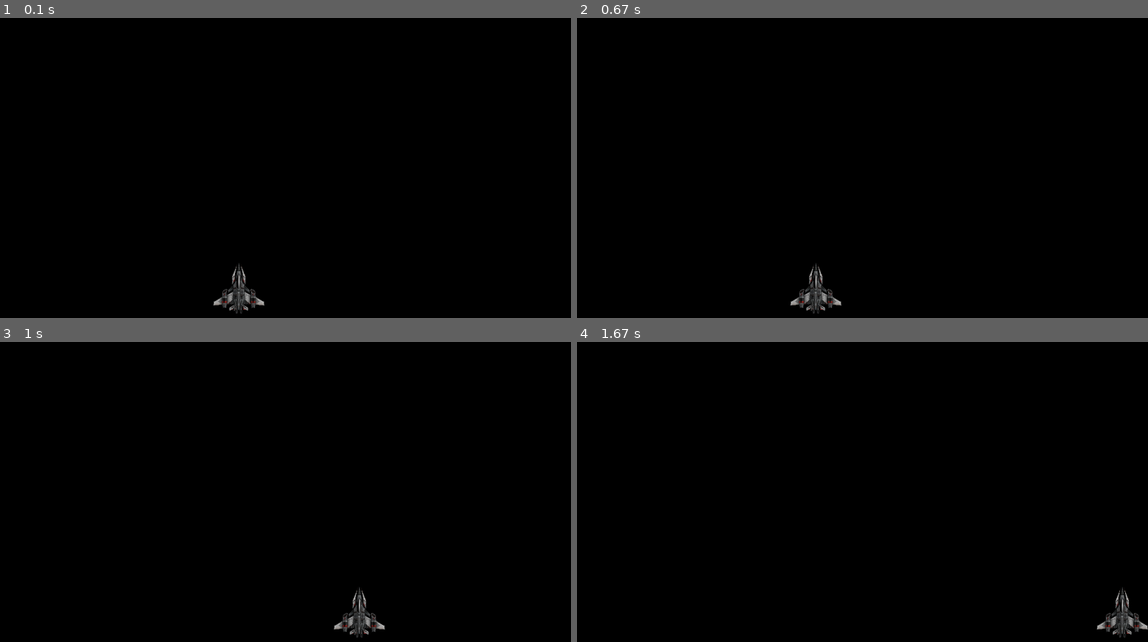
Above: before the commit, frames 1-4 (two rows, left to right).
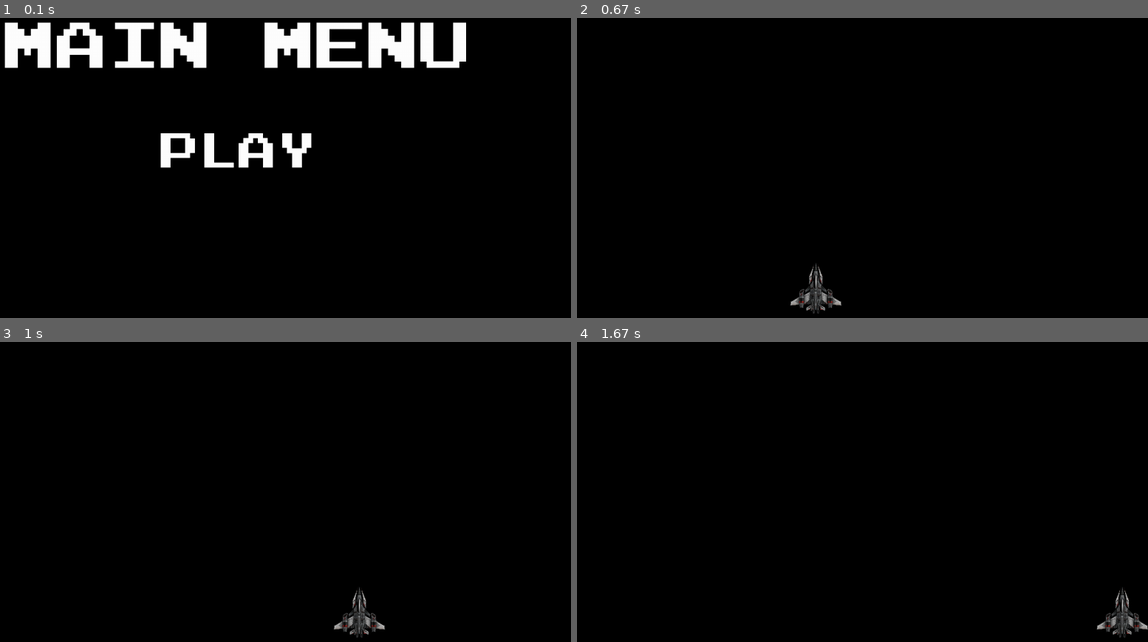
Above: after the commit, the same moments.

Repository: DemoDevv/PPP-pygame
Game: pygame game, started from main.py
Same seed, same stepped clock (60 frames per second), same inputs: the game is played once before the commit and once after it.
Inputs (mouse positions are in pixels of both pictures, inside the frame that each line leads up to):
- Up to frame 1 (0.1 s): no input
- Up to frame 2 (0.67 s): click (816, 153) at 0.38 s, where only the run after the commit has a clickable "PLAY"
- Up to frame 3 (1 s): hold Space from 0.67 s (still down); hold Right from 0.67 s (still down); move the mouse to (211, 492) at 0.7 s
- Up to frame 4 (1.67 s): release Space at 1.13 s; release Right at 1.13 s; hold Right 1.17-1.63 s

The runs differ from the first frame. In frame 1, 8.8% of the frame differs, in the area x 0-82%, y 1-99%; in frame 2, nothing differs; in frame 3, nothing differs; in frame 4, nothing differs.

Commit message:
V1.2.0 (ajout de State + assets)

Diff:
--- /dev/null
+++ b/Button.py
@@ -0,0 +1,27 @@
+class Button:
+	def __init__(self, image, pos, text_input, font, base_color, hovering_color):
+		self.image = image
+		self.x_pos = pos[0]
+		self.y_pos = pos[1]
+		self.font = font
+		self.base_color, self.hovering_color = base_color, hovering_color
+		self.text_input = text_input
+		self.text = self.font.render(self.text_input, True, self.base_color)
+		if self.image is None:
+			self.image = self.text
+		self.rect = self.image.get_rect(center=(self.x_pos, self.y_pos))
+		self.text_rect = self.text.get_rect(center=(self.x_pos, self.y_pos))
+
+	def update(self, screen):
+		if self.image is not None:
+			screen.blit(self.image, self.rect)
+		screen.blit(self.text, self.text_rect)
+
+	def check_for_input(self, position):
+		return position[0] in range(self.rect.left, self.rect.right) and position[1] in range(self.rect.top, self.rect.bottom)
+
+	def change_color(self, position):
+		if position[0] in range(self.rect.left, self.rect.right) and position[1] in range(self.rect.top, self.rect.bottom):
+			self.text = self.font.render(self.text_input, True, self.hovering_color)
+		else:
+			self.text = self.font.render(self.text_input, True, self.base_color)
--- a/Game.py
+++ b/Game.py
@@ -2,8 +2,7 @@
 import pygame
 
 from Vaisseau import Vaisseau
-
-from State import GameState
+from State import InGameMainState, MainMenuState
 
 class Game:
 
@@ -30,10 +29,12 @@
         # et pour revenir au state précédent,
         # on dépile.
         self.main_state = list()
+        self.add_main_state(MainMenuState())
 
-    def add_main_state(self, state: GameState):
+    def add_main_state(self, state):
         """ ajoute un state à la pile """
         self.main_state.append(state)
+        state.init(self)
 
     def pop_main_state(self):
         """ retourne au state précédent """
@@ -46,20 +47,6 @@
     def get_screen_dimensions(self) -> tuple:
         """ retourne les dimensions de l'écran """
         return (self.SCREEN_WIDTH, self.SCREEN_HEIGHT)
-
-    def _handle_events(self):
-        """ gestion des événements """
-        for event in pygame.event.get():
-            if event.type == pygame.QUIT:
-                pygame.quit()
-                sys.exit()
-
-            if event.type == pygame.KEYUP and event.key in [self.actions['left'], self.actions['right']]:
-                self.main_player.dx = 0.0
-
-            if event.type == pygame.KEYDOWN and event.key == self.actions['shoot']:
-                self.main_player.shoot()
-
 
     def init(self):
         """ création des groupes et des sprites """
@@ -74,10 +61,5 @@
 
         self.screen.fill((0, 0, 0))
 
-        self.main_player.speed = 0.1 * self.SCREEN_WIDTH
-
-        self._handle_events()
-
-        self.main_player.update(dt)
-
-        self.vaisseaux_group.draw(self.screen)
+        # on met à jour le state actuel
+        self.get_current_main_state().step(self, dt)
--- a/State.py
+++ b/State.py
@@ -1,18 +1,123 @@
+from abc import ABC, abstractmethod
 from enum import Enum
+from Button import Button
 
-class GameState(Enum):
-    SPLASH_SCREEN = 0
-    MAIN_MENU = 1
-    INGAME = 2
-    PAUSE = 3
+from utils.Font import get_font
 
-class InGameState(Enum):
-    GAME_OVER = 0
-    INTRO = 1
-    PLAYING = 2
-    BOSS = 3
-    WIN = 4
-    END = 5
+import pygame
+
+class State(ABC):
+    @abstractmethod
+    def init(self, game):
+        pass
+
+    @abstractmethod
+    def step(self, game, dt: float):
+        pass
+
+class GameState(State, ABC):
+    pass
+
+
+class MainMenuState(GameState):
+    def init(self, game):
+        self.menu_text = get_font(100).render("MAIN MENU", True, (255, 255, 255))
+        self.menu_text_rect = self.menu_text.get_rect(center=(game.SCREEN_WIDTH / 2, game.SCREEN_HEIGHT / 2 - 200))
+
+        self.play_button = Button(None, (game.SCREEN_WIDTH / 2, game.SCREEN_HEIGHT / 2), "PLAY", get_font(75), (255, 255, 255), (255, 0, 0))
+
+        self.buttons = [self.play_button]
+
+    def step(self, game, dt):
+        menu_mouse_position = pygame.mouse.get_pos()
+
+        game.screen.blit(self.menu_text, self.menu_text_rect)
+
+        for button in self.buttons:
+            button.change_color(menu_mouse_position)
+            button.update(game.screen)
+
+        for event in pygame.event.get():
+            if event.type == pygame.QUIT:
+                game.running = False
+
+            if event.type == pygame.MOUSEBUTTONDOWN:
+                if self.play_button.check_for_input(menu_mouse_position):
+                    game.add_main_state(InGameMainState())
+
+
+class InGameMainState(GameState):
+    def init(self, game):
+        pass
+
+    def step(self, game, dt):
+        game.main_player.speed = 0.1 * game.SCREEN_WIDTH
+
+        for event in pygame.event.get():
+            if event.type == pygame.QUIT:
+                game.running = False
+
+            if event.type == pygame.KEYUP and event.key in [game.actions['left'], game.actions['right']]:
+                game.main_player.dx = 0.0
+
+            if event.type == pygame.KEYDOWN and event.key == game.actions['shoot']:
+                game.main_player.shoot()
+
+        game.main_player.update(dt)
+
+        game.vaisseaux_group.draw(game.screen)
+
+class InGameState(State, ABC):
+    pass
+
+class GameOverState(InGameState):
+    def init(self, game):
+        pass
+
+    def step(self, game, dt):
+        pass
+
+class IntroState(InGameState):
+    def init(self, game):
+        pass
+
+    def step(self, game, dt):
+        pass
+
+class PlayingState(InGameState):
+    def init(self, game):
+        pass
+
+    def step(self, game, dt):
+        pass
+
+class BossState(InGameState):
+    def init(self, game):
+        pass
+
+    def step(self, game, dt):
+        pass
+
+class WinState(InGameState):
+    def init(self, game):
+        pass
+
+    def step(self, game, dt):
+        pass
+
+class EndState(InGameState):
+    def init(self, game):
+        pass
+
+    def step(self, game, dt):
+        pass
+
+class PauseState(InGameState):
+    def init(self, game):
+        pass
+
+    def step(self, game, dt):
+        pass
 
 class GameLevel(Enum):
     MathieuStage = 0
--- a/main.py
+++ b/main.py
@@ -1,6 +1,5 @@
 import pygame
 from Game import Game
-from State import GameState
 
 if __name__ == "__main__":
     pygame.init()
@@ -10,10 +9,7 @@
     game.init()
 
     game.running = True
-    game.add_main_state(GameState.SPLASH_SCREEN) # pendant le splash screen, on ne fait rien a part si on a besoin de charger des assets ou autre.
     while game.running:
-        if game.get_current_main_state() == GameState.SPLASH_SCREEN:
-            game.add_main_state(GameState.MAIN_MENU) # on passe au menu principal
         dt = game.clock.tick(60)
         game.step(dt)
         pygame.display.update()
--- /dev/null
+++ b/utils/Font.py
@@ -0,0 +1,5 @@
+import pygame
+
+def get_font(size: int, path: str = 'assets/font.ttf') -> pygame.font.Font:
+    """ retourne une police de la taille donnée """
+    return pygame.font.Font(path, size)
Binary file added: assets/font.ttf
